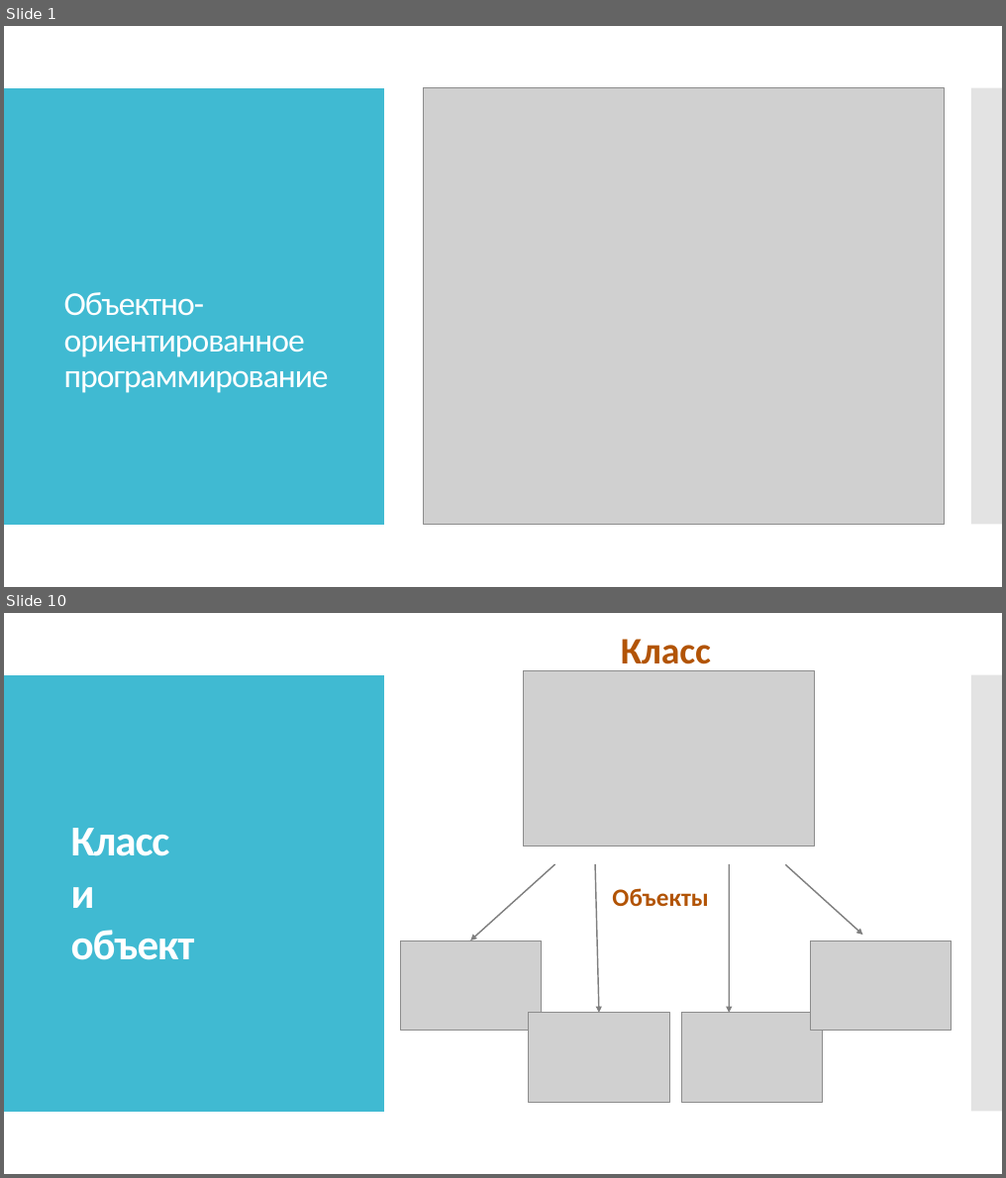
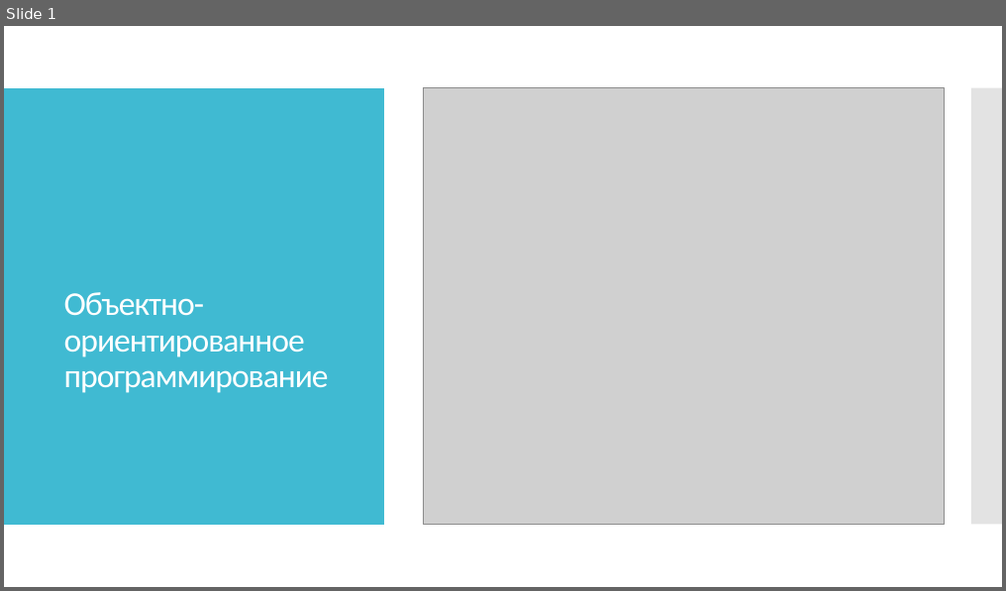
Before and after one commit to IriEfremova/LessonsCube, a slide deck: Samsung/Lesson12/PrincipOOP.pptx. Shown one above the other, each under a label of ours: slides 1 and 10 before the commit, slide 1 after it; the slides between them are not shown. The pictures are 1006x1178 and 1006x591 pixels, drawn with LibreOffice and Linux fonts; fonts in the diff are those of the drawing; grey boxes stand for pictures. Boxes give left, top, right and bottom in pixels: in the first picture for what was removed or moved away, otherwise in the second. Text is boxed around its words. In the diff, an @@ line names an element or a change of style, - is before the commit and + after.

```diff
--- a/Samsung/Lesson12/PrincipOOP.pptx
+++ b/Samsung/Lesson12/PrincipOOP.pptx
@@ slide 10 removed at (4,613,1002,1174), background #FFFFFF; not listed: 2 template elements that a slide beside it also shows @@
@@ rectangle removed at (4,613,1002,1174) @@
@@ text removed at (621,639,711,673) @@
-Класс
@@ picture removed at (523,670,815,847) @@
@@ rectangle removed at (4,675,384,1112) @@
@@ rectangle removed at (971,675,1002,1112) @@
@@ text removed at (71,828,195,960) @@
-Класс
-и
-объект
@@ arrow removed from (555, 864) to (470, 941) @@
@@ arrow removed from (595, 864) to (599, 1013) @@
@@ arrow removed from (730, 864) to (730, 1013) @@
@@ arrow removed from (785, 864) to (863, 935) @@
@@ text removed at (612,888,708,907) @@
-Объекты
@@ picture removed at (400,941,542,1030) @@
@@ picture removed at (810,941,951,1030) @@
@@ picture removed at (529,1013,670,1102) @@
@@ picture removed at (681,1013,823,1102) @@
```
Also in this commit, not shown: 16 slides added, 19 other slides removed.
